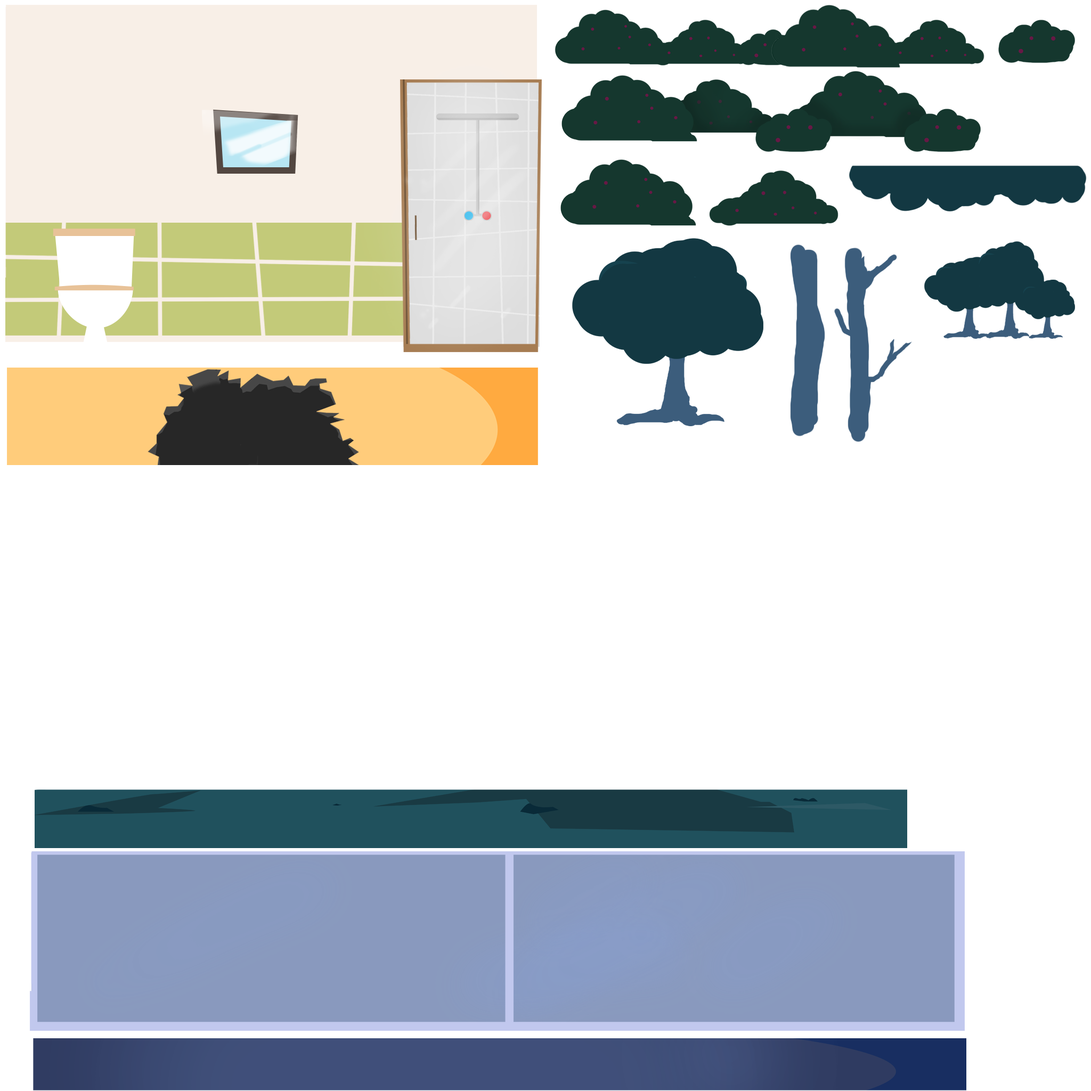
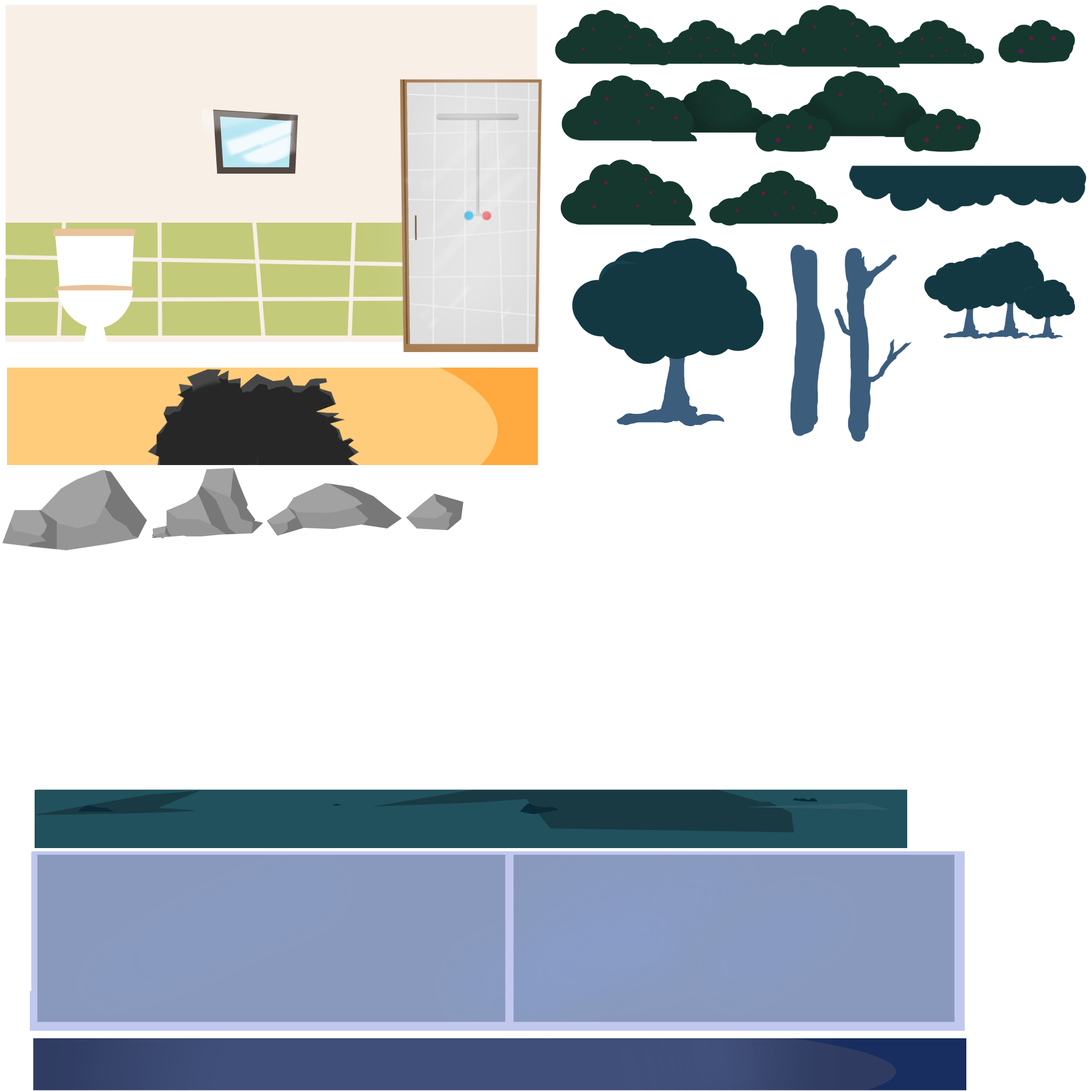
Layers edited between the first and the second 1091 × 1091 image:
added group "Rocks" with 1 layers above "Bushes" over [2, 467, 464, 551]
added layer "Layer 1" in group "Rocks" over [2, 467, 464, 551]
